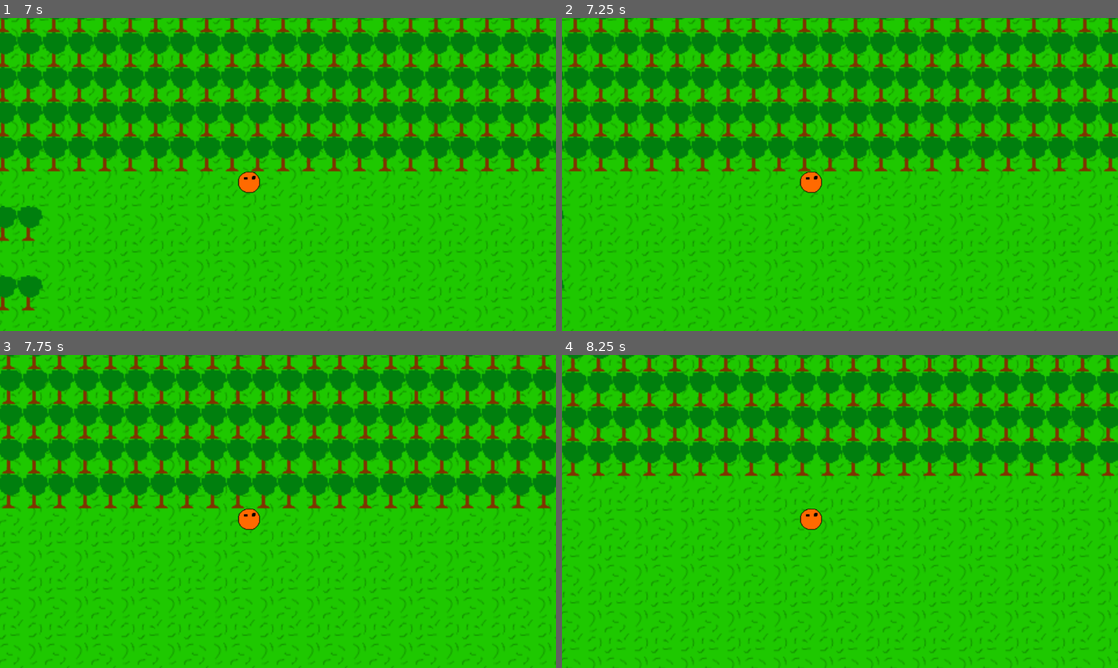
Above: before the commit, frames 1-4 (two rows, left to right).
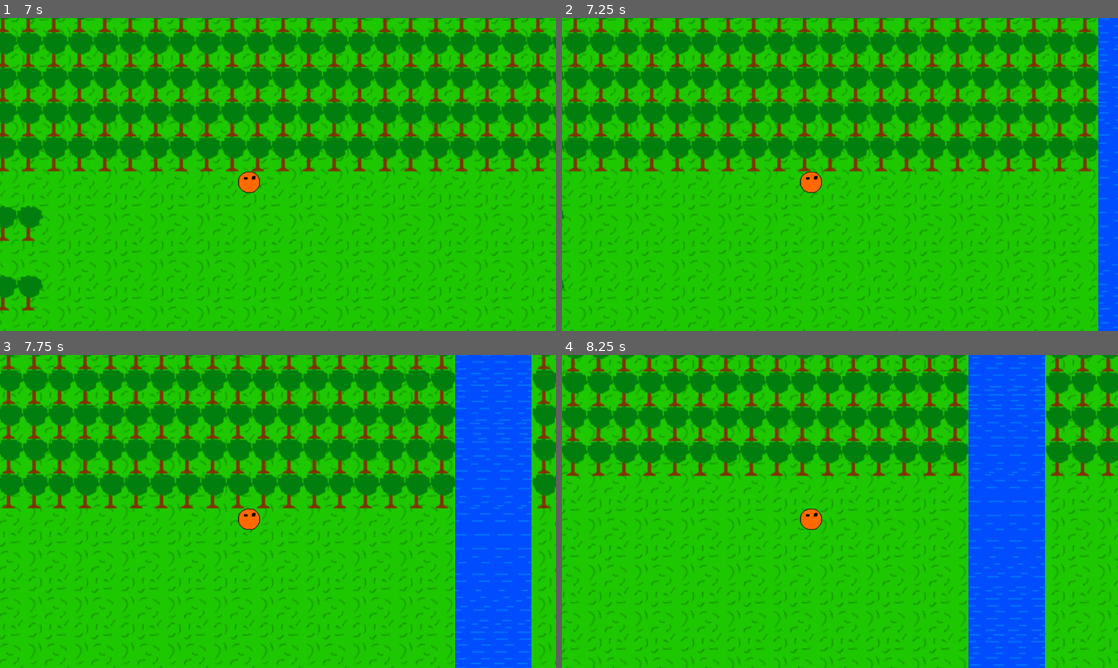
Above: after the commit, the same moments.

Repository: YCaTGameRT/SABox_World
Game: Godot game, scene res://sceneI.tscn
Two runs of this game, one before a commit and one after it. Both use one fixed random seed, a clock stepped at 60 frames per second and the inputs below.
Inputs:
- Up to frame 1 (7 s): tap Enter at 0.5, 2, 3.5 s; hold W (movement_up) 0.53-2.03 s; tap Space at 1.25, 2.75 s; hold A (movement_left) 2.03-3.53 s; hold S (movement_down) 3.53-4.28 s; hold D (movement_right) 4.28-5.03 s; hold W (movement_up) 5.03-5.78 s; hold D (movement_right) from 5.78 s (still down)
- Up to frame 2 (7.25 s): keep holding D (movement_right)
- Up to frame 3 (7.75 s): keep holding D (movement_right)
- Up to frame 4 (8.25 s): release D (movement_right) at 8.03 s; hold S (movement_down) from 8.03 s (still down)

Frame 1 is identical in both runs. In frame 2, 3.6% of the frame differs, in the area x 96-100%, y 0-100%; in frame 3, 14%; in frame 4, 14%, in the area x 73-88%, y 0-100%.

Commit message:
added river

Diff:
--- /dev/null
+++ b/Scripts/River.gd
@@ -0,0 +1,13 @@
+class_name River extends Sprite2D
+
+var texture_shift_speed = Vector2(-1.5, 1.5)
+var texture_width = texture.get_width()
+var texture_height = texture.get_height()
+
+func _process(delta):
+	region_rect.position += texture_shift_speed * delta
+
+	if region_rect.position.x < -texture_width:
+		region_rect.position.x += texture_width
+	if region_rect.position.y > texture_height:
+		region_rect.position.y -= texture_height
--- a/sceneI.tscn
+++ b/sceneI.tscn
@@ -7,9 +7,14 @@
 [ext_resource type="PackedScene" uid="uid://cx7d1wdwq6li" path="res://Saves/NPC1.tscn" id="5_tfxpy"]
 [ext_resource type="Texture2D" uid="uid://82h8d1mxibhk" path="res://Sprites/grass.png" id="6_4thk3"]
 [ext_resource type="PackedScene" uid="uid://cymo1d4ee5a7f" path="res://Saves/INVISDUB.tscn" id="6_i1guq"]
+[ext_resource type="Texture2D" uid="uid://dgqg3j42drakv" path="res://Sprites/water.png" id="8_c8smf"]
+[ext_resource type="Script" path="res://Scripts/River.gd" id="9_1lg83"]
 
 [sub_resource type="CircleShape2D" id="CircleShape2D_2bqej"]
 radius = 39.3847
+
+[sub_resource type="RectangleShape2D" id="RectangleShape2D_7ud1v"]
+size = Vector2(66, 1500)
 
 [node name="Node2D" type="Node2D"]
 
@@ -352,15 +357,6 @@
 [node name="Oak108" parent="canvas" instance=ExtResource("3_qwr6x")]
 position = Vector2(456, 0)
 
-[node name="Oak109" parent="canvas" instance=ExtResource("3_qwr6x")]
-position = Vector2(632, 0)
-
-[node name="Oak110" parent="canvas" instance=ExtResource("3_qwr6x")]
-position = Vector2(588, 0)
-
-[node name="Oak111" parent="canvas" instance=ExtResource("3_qwr6x")]
-position = Vector2(610, 0)
-
 [node name="Oak112" parent="canvas" instance=ExtResource("3_qwr6x")]
 position = Vector2(764, 0)
 
@@ -625,15 +621,6 @@
 [node name="Oak202" parent="canvas" instance=ExtResource("3_qwr6x")]
 position = Vector2(456, -30)
 
-[node name="Oak203" parent="canvas" instance=ExtResource("3_qwr6x")]
-position = Vector2(632, -30)
-
-[node name="Oak204" parent="canvas" instance=ExtResource("3_qwr6x")]
-position = Vector2(588, -30)
-
-[node name="Oak205" parent="canvas" instance=ExtResource("3_qwr6x")]
-position = Vector2(610, -30)
-
 [node name="Oak206" parent="canvas" instance=ExtResource("3_qwr6x")]
 position = Vector2(764, -30)
 
@@ -775,14 +762,8 @@
 [node name="Oak252" parent="canvas" instance=ExtResource("3_qwr6x")]
 position = Vector2(456, 630)
 
-[node name="Oak253" parent="canvas" instance=ExtResource("3_qwr6x")]
-position = Vector2(632, 630)
-
 [node name="Oak254" parent="canvas" instance=ExtResource("3_qwr6x")]
-position = Vector2(588, 630)
-
-[node name="Oak255" parent="canvas" instance=ExtResource("3_qwr6x")]
-position = Vector2(610, 630)
+position = Vector2(654, 630)
 
 [node name="Oak256" parent="canvas" instance=ExtResource("3_qwr6x")]
 position = Vector2(764, 630)
@@ -799,9 +780,6 @@
 [node name="Oak260" parent="canvas" instance=ExtResource("3_qwr6x")]
 position = Vector2(676, 630)
 
-[node name="Oak261" parent="canvas" instance=ExtResource("3_qwr6x")]
-position = Vector2(654, 630)
-
 [node name="Oak262" parent="canvas" instance=ExtResource("3_qwr6x")]
 position = Vector2(830, 630)
 
@@ -925,14 +903,8 @@
 [node name="Oak302" parent="canvas" instance=ExtResource("3_qwr6x")]
 position = Vector2(456, 660)
 
-[node name="Oak303" parent="canvas" instance=ExtResource("3_qwr6x")]
-position = Vector2(632, 660)
-
 [node name="Oak304" parent="canvas" instance=ExtResource("3_qwr6x")]
-position = Vector2(588, 660)
-
-[node name="Oak305" parent="canvas" instance=ExtResource("3_qwr6x")]
-position = Vector2(610, 660)
+position = Vector2(654, 660)
 
 [node name="Oak306" parent="canvas" instance=ExtResource("3_qwr6x")]
 position = Vector2(764, 660)
@@ -949,9 +921,6 @@
 [node name="Oak310" parent="canvas" instance=ExtResource("3_qwr6x")]
 position = Vector2(676, 660)
 
-[node name="Oak311" parent="canvas" instance=ExtResource("3_qwr6x")]
-position = Vector2(654, 660)
-
 [node name="Oak312" parent="canvas" instance=ExtResource("3_qwr6x")]
 position = Vector2(830, 660)
 
@@ -3286,15 +3255,6 @@
 [node name="Oak1110" parent="canvas" instance=ExtResource("3_qwr6x")]
 position = Vector2(456, -60)
 
-[node name="Oak1111" parent="canvas" instance=ExtResource("3_qwr6x")]
-position = Vector2(632, -60)
-
-[node name="Oak1112" parent="canvas" instance=ExtResource("3_qwr6x")]
-position = Vector2(588, -60)
-
-[node name="Oak1113" parent="canvas" instance=ExtResource("3_qwr6x")]
-position = Vector2(610, -60)
-
 [node name="Oak1114" parent="canvas" instance=ExtResource("3_qwr6x")]
 position = Vector2(764, -60)
 
@@ -3418,15 +3378,6 @@
 [node name="Oak1154" parent="canvas" instance=ExtResource("3_qwr6x")]
 position = Vector2(456, -90)
 
-[node name="Oak1155" parent="canvas" instance=ExtResource("3_qwr6x")]
-position = Vector2(632, -90)
-
-[node name="Oak1156" parent="canvas" instance=ExtResource("3_qwr6x")]
-position = Vector2(588, -90)
-
-[node name="Oak1157" parent="canvas" instance=ExtResource("3_qwr6x")]
-position = Vector2(610, -90)
-
 [node name="Oak1158" parent="canvas" instance=ExtResource("3_qwr6x")]
 position = Vector2(764, -90)
 
@@ -3550,15 +3501,6 @@
 [node name="Oak1198" parent="canvas" instance=ExtResource("3_qwr6x")]
 position = Vector2(456, -120)
 
-[node name="Oak1199" parent="canvas" instance=ExtResource("3_qwr6x")]
-position = Vector2(632, -120)
-
-[node name="Oak1200" parent="canvas" instance=ExtResource("3_qwr6x")]
-position = Vector2(588, -120)
-
-[node name="Oak1201" parent="canvas" instance=ExtResource("3_qwr6x")]
-position = Vector2(610, -120)
-
 [node name="Oak1202" parent="canvas" instance=ExtResource("3_qwr6x")]
 position = Vector2(764, -120)
 
@@ -3682,15 +3624,6 @@
 [node name="Oak1242" parent="canvas" instance=ExtResource("3_qwr6x")]
 position = Vector2(456, -150)
 
-[node name="Oak1243" parent="canvas" instance=ExtResource("3_qwr6x")]
-position = Vector2(632, -150)
-
-[node name="Oak1244" parent="canvas" instance=ExtResource("3_qwr6x")]
-position = Vector2(588, -150)
-
-[node name="Oak1245" parent="canvas" instance=ExtResource("3_qwr6x")]
-position = Vector2(610, -150)
-
 [node name="Oak1246" parent="canvas" instance=ExtResource("3_qwr6x")]
 position = Vector2(764, -150)
 
@@ -3814,15 +3747,6 @@
 [node name="Oak1286" parent="canvas" instance=ExtResource("3_qwr6x")]
 position = Vector2(456, -180)
 
-[node name="Oak1287" parent="canvas" instance=ExtResource("3_qwr6x")]
-position = Vector2(632, -180)
-
-[node name="Oak1288" parent="canvas" instance=ExtResource("3_qwr6x")]
-position = Vector2(588, -180)
-
-[node name="Oak1289" parent="canvas" instance=ExtResource("3_qwr6x")]
-position = Vector2(610, -180)
-
 [node name="Oak1290" parent="canvas" instance=ExtResource("3_qwr6x")]
 position = Vector2(764, -180)
 
@@ -3946,15 +3870,6 @@
 [node name="Oak1330" parent="canvas" instance=ExtResource("3_qwr6x")]
 position = Vector2(456, -210)
 
-[node name="Oak1331" parent="canvas" instance=ExtResource("3_qwr6x")]
-position = Vector2(632, -210)
-
-[node name="Oak1332" parent="canvas" instance=ExtResource("3_qwr6x")]
-position = Vector2(588, -210)
-
-[node name="Oak1333" parent="canvas" instance=ExtResource("3_qwr6x")]
-position = Vector2(610, -210)
-
 [node name="Oak1334" parent="canvas" instance=ExtResource("3_qwr6x")]
 position = Vector2(764, -210)
 
@@ -4078,14 +3993,8 @@
 [node name="Oak1374" parent="canvas" instance=ExtResource("3_qwr6x")]
 position = Vector2(456, 780)
 
-[node name="Oak1375" parent="canvas" instance=ExtResource("3_qwr6x")]
-position = Vector2(632, 780)
-
 [node name="Oak1376" parent="canvas" instance=ExtResource("3_qwr6x")]
-position = Vector2(588, 780)
-
-[node name="Oak1377" parent="canvas" instance=ExtResource("3_qwr6x")]
-position = Vector2(610, 780)
+position = Vector2(654, 780)
 
 [node name="Oak1378" parent="canvas" instance=ExtResource("3_qwr6x")]
 position = Vector2(764, 780)
@@ -4102,9 +4011,6 @@
 [node name="Oak1382" parent="canvas" instance=ExtResource("3_qwr6x")]
 position = Vector2(676, 780)
 
-[node name="Oak1383" parent="canvas" instance=ExtResource("3_qwr6x")]
-position = Vector2(654, 780)
-
 [node name="Oak1384" parent="canvas" instance=ExtResource("3_qwr6x")]
 position = Vector2(830, 780)
 
@@ -4210,14 +4116,8 @@
 [node name="Oak1418" parent="canvas" instance=ExtResource("3_qwr6x")]
 position = Vector2(456, 750)
 
-[node name="Oak1419" parent="canvas" instance=ExtResource("3_qwr6x")]
-position = Vector2(632, 750)
-
 [node name="Oak1420" parent="canvas" instance=ExtResource("3_qwr6x")]
-position = Vector2(588, 750)
-
-[node name="Oak1421" parent="canvas" instance=ExtResource("3_qwr6x")]
-position = Vector2(610, 750)
+position = Vector2(654, 750)
 
 [node name="Oak1422" parent="canvas" instance=ExtResource("3_qwr6x")]
 position = Vector2(764, 750)
@@ -4234,9 +4134,6 @@
 [node name="Oak1426" parent="canvas" instance=ExtResource("3_qwr6x")]
 position = Vector2(676, 750)
 
-[node name="Oak1427" parent="canvas" instance=ExtResource("3_qwr6x")]
-position = Vector2(654, 750)
-
 [node name="Oak1428" parent="canvas" instance=ExtResource("3_qwr6x")]
 position = Vector2(830, 750)
 
@@ -4342,14 +4239,8 @@
 [node name="Oak1462" parent="canvas" instance=ExtResource("3_qwr6x")]
 position = Vector2(456, 720)
 
-[node name="Oak1463" parent="canvas" instance=ExtResource("3_qwr6x")]
-position = Vector2(632, 720)
-
 [node name="Oak1464" parent="canvas" instance=ExtResource("3_qwr6x")]
-position = Vector2(588, 720)
-
-[node name="Oak1465" parent="canvas" instance=ExtResource("3_qwr6x")]
-position = Vector2(610, 720)
+position = Vector2(654, 720)
 
 [node name="Oak1466" parent="canvas" instance=ExtResource("3_qwr6x")]
 position = Vector2(764, 720)
@@ -4366,9 +4257,6 @@
 [node name="Oak1470" parent="canvas" instance=ExtResource("3_qwr6x")]
 position = Vector2(676, 720)
 
-[node name="Oak1471" parent="canvas" instance=ExtResource("3_qwr6x")]
-position = Vector2(654, 720)
-
 [node name="Oak1472" parent="canvas" instance=ExtResource("3_qwr6x")]
 position = Vector2(830, 720)
 
@@ -4474,14 +4362,8 @@
 [node name="Oak1506" parent="canvas" instance=ExtResource("3_qwr6x")]
 position = Vector2(456, 690)
 
-[node name="Oak1507" parent="canvas" instance=ExtResource("3_qwr6x")]
-position = Vector2(632, 690)
-
 [node name="Oak1508" parent="canvas" instance=ExtResource("3_qwr6x")]
-position = Vector2(588, 690)
-
-[node name="Oak1509" parent="canvas" instance=ExtResource("3_qwr6x")]
-position = Vector2(610, 690)
+position = Vector2(654, 690)
 
 [node name="Oak1510" parent="canvas" instance=ExtResource("3_qwr6x")]
 position = Vector2(764, 690)
@@ -4498,9 +4380,6 @@
 [node name="Oak1514" parent="canvas" instance=ExtResource("3_qwr6x")]
 position = Vector2(676, 690)
 
-[node name="Oak1515" parent="canvas" instance=ExtResource("3_qwr6x")]
-position = Vector2(654, 690)
-
 [node name="Oak1516" parent="canvas" instance=ExtResource("3_qwr6x")]
 position = Vector2(830, 690)
 
@@ -4606,14 +4485,8 @@
 [node name="Oak1550" parent="canvas" instance=ExtResource("3_qwr6x")]
 position = Vector2(456, 900)
 
-[node name="Oak1551" parent="canvas" instance=ExtResource("3_qwr6x")]
-position = Vector2(632, 900)
-
 [node name="Oak1552" parent="canvas" instance=ExtResource("3_qwr6x")]
-position = Vector2(588, 900)
-
-[node name="Oak1553" parent="canvas" instance=ExtResource("3_qwr6x")]
-position = Vector2(610, 900)
+position = Vector2(654, 900)
 
 [node name="Oak1554" parent="canvas" instance=ExtResource("3_qwr6x")]
 position = Vector2(764, 900)
@@ -4630,9 +4503,6 @@
 [node name="Oak1558" parent="canvas" instance=ExtResource("3_qwr6x")]
 position = Vector2(676, 900)
 
-[node name="Oak1559" parent="canvas" instance=ExtResource("3_qwr6x")]
-position = Vector2(654, 900)
-
 [node name="Oak1560" parent="canvas" instance=ExtResource("3_qwr6x")]
 position = Vector2(830, 900)
 
@@ -4738,14 +4608,8 @@
 [node name="Oak1594" parent="canvas" instance=ExtResource("3_qwr6x")]
 position = Vector2(456, 870)
 
-[node name="Oak1595" parent="canvas" instance=ExtResource("3_qwr6x")]
-position = Vector2(632, 870)
-
 [node name="Oak1596" parent="canvas" instance=ExtResource("3_qwr6x")]
-position = Vector2(588, 870)
-
-[node name="Oak1597" parent="canvas" instance=ExtResource("3_qwr6x")]
-position = Vector2(610, 870)
+position = Vector2(654, 870)
 
 [node name="Oak1598" parent="canvas" instance=ExtResource("3_qwr6x")]
 position = Vector2(764, 870)
@@ -4762,9 +4626,6 @@
 [node name="Oak1602" parent="canvas" instance=ExtResource("3_qwr6x")]
 position = Vector2(676, 870)
 
-[node name="Oak1603" parent="canvas" instance=ExtResource("3_qwr6x")]
-position = Vector2(654, 870)
-
 [node name="Oak1604" parent="canvas" instance=ExtResource("3_qwr6x")]
 position = Vector2(830, 870)
 
@@ -4870,14 +4731,8 @@
 [node name="Oak1638" parent="canvas" instance=ExtResource("3_qwr6x")]
 position = Vector2(456, 840)
 
-[node name="Oak1639" parent="canvas" instance=ExtResource("3_qwr6x")]
-position = Vector2(632, 840)
-
 [node name="Oak1640" parent="canvas" instance=ExtResource("3_qwr6x")]
-position = Vector2(588, 840)
-
-[node name="Oak1641" parent="canvas" instance=ExtResource("3_qwr6x")]
-position = Vector2(610, 840)
+position = Vector2(654, 840)
 
 [node name="Oak1642" parent="canvas" instance=ExtResource("3_qwr6x")]
 position = Vector2(764, 840)
@@ -4894,9 +4749,6 @@
 [node name="Oak1646" parent="canvas" instance=ExtResource("3_qwr6x")]
 position = Vector2(676, 840)
 
-[node name="Oak1647" parent="canvas" instance=ExtResource("3_qwr6x")]
-position = Vector2(654, 840)
-
 [node name="Oak1648" parent="canvas" instance=ExtResource("3_qwr6x")]
 position = Vector2(830, 840)
 
@@ -5002,14 +4854,8 @@
 [node name="Oak1682" parent="canvas" instance=ExtResource("3_qwr6x")]
 position = Vector2(456, 810)
 
-[node name="Oak1683" parent="canvas" instance=ExtResource("3_qwr6x")]
-position = Vector2(632, 810)
-
 [node name="Oak1684" parent="canvas" instance=ExtResource("3_qwr6x")]
-position = Vector2(588, 810)
-
-[node name="Oak1685" parent="canvas" instance=ExtResource("3_qwr6x")]
-position = Vector2(610, 810)
+position = Vector2(654, 810)
 
 [node name="Oak1686" parent="canvas" instance=ExtResource("3_qwr6x")]
 position = Vector2(764, 810)
@@ -5025,9 +4871,6 @@
 
 [node name="Oak1690" parent="canvas" instance=ExtResource("3_qwr6x")]
 position = Vector2(676, 810)
-
-[node name="Oak1691" parent="canvas" instance=ExtResource("3_qwr6x")]
-position = Vector2(654, 810)
 
 [node name="Oak1692" parent="canvas" instance=ExtResource("3_qwr6x")]
 position = Vector2(830, 810)
@@ -7136,3 +6979,16 @@
 texture = ExtResource("6_4thk3")
 region_enabled = true
 region_rect = Rect2(0, 0, 2800, 2000)
+
+[node name="river" type="Sprite2D" parent="."]
+texture_repeat = 2
+position = Vector2(626, 307)
+texture = ExtResource("8_c8smf")
+region_enabled = true
+region_rect = Rect2(0, 0, 66, 1500)
+script = ExtResource("9_1lg83")
+
+[node name="StaticBody2D" type="StaticBody2D" parent="river"]
+
+[node name="CollisionShape2D" type="CollisionShape2D" parent="river/StaticBody2D"]
+shape = SubResource("RectangleShape2D_7ud1v")
Binary file added: Sprites/water.png
Not shown, added: Sprites/water.png.import
Not shown: 1 places in sceneI.tscn that only renumber resources
